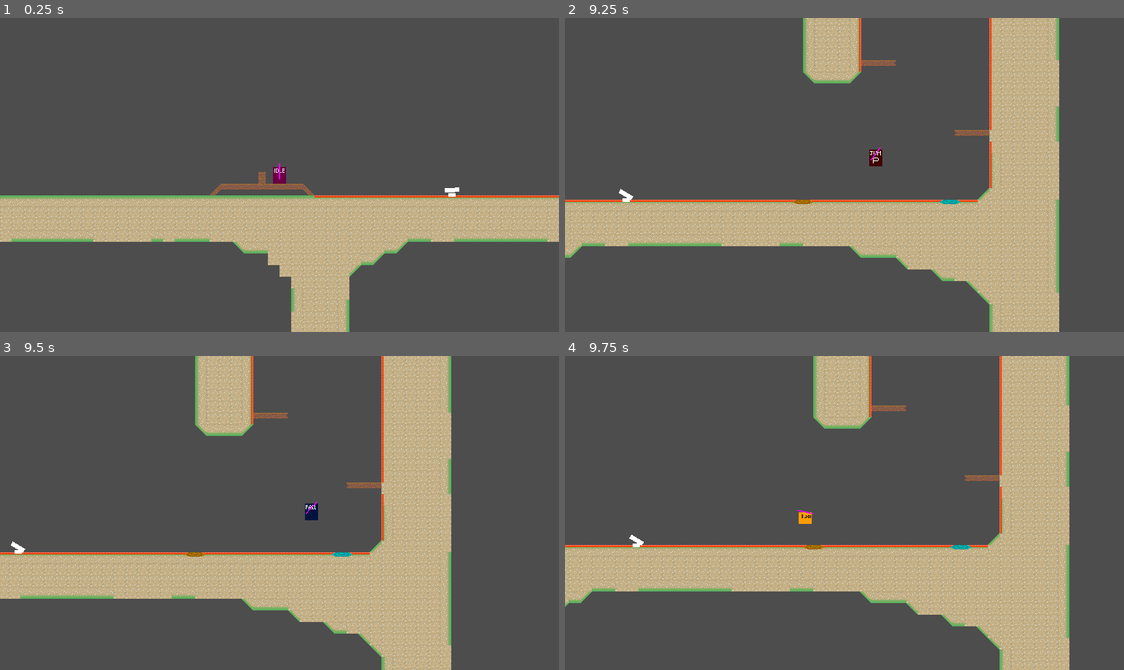
Above: before the commit, frames 1-4 (two rows, left to right).
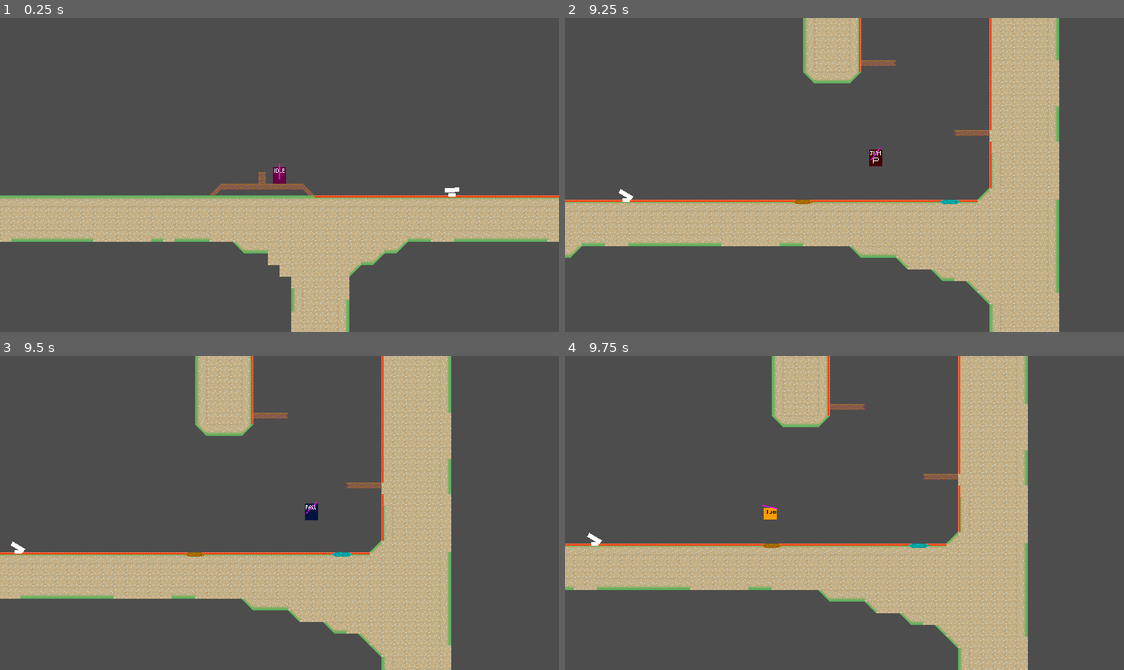
Above: after the commit, the same moments.

Repository: haruo-gabriel/portal2d
Game: Godot game, scene res://levels/test.tscn
The game is run twice, just before and just after one commit, with the same random seed, the same clock (stepped at 60 frames per second) and the same inputs.
Inputs (mouse positions are in pixels of both pictures, inside the frame that each line leads up to):
- Up to frame 1 (0.25 s): no input
- Up to frame 2 (9.25 s): tap Enter at 0.5 s; move the mouse to (967, 159) at 0.52 s; hold Shift (crouch) 0.53-1.28 s; hold D (move_right) 0.53-2.03 s; tap Space (jump) at 0.77, 1.52, 3.02, 3.77, 4.52, 6.02, 6.77, 7.52, 9.02 s; move the mouse to (732, 190) at 1.27 s; click (732, 190) at 1.35 s; move the mouse to (900, 105) at 2.02 s; hold A (move_left) 2.03-2.78 s; right-click (900, 105) at 2.1 s; move the mouse to (816, 237) at 2.77 s; hold D (move_right) 2.78-4.28 s; tap Shift (crouch) at 2.85, 7.35 s; move the mouse to (1012, 222) at 3.52 s; click (1012, 222) at 3.6 s; move the mouse to (676, 127) at 4.27 s; hold A (move_left) 4.28-5.03 s; right-click (676, 127) at 4.35 s; move the mouse to (872, 175) at 5.02 s; hold D (move_right) 5.03-5.78 s; hold Shift (crouch) 5.03-5.78 s; move the mouse to (760, 96) at 5.77 s; hold A (move_left) 5.78-7.28 s; click (760, 96) at 5.85 s; move the mouse to (967, 159) at 6.52 s; right-click (967, 159) at 6.6 s; move the mouse to (732, 190) at 7.27 s; hold D (move_right) from 7.28 s (still down); move the mouse to (900, 105) at 8.02 s; click (900, 105) at 8.1 s; move the mouse to (816, 237) at 8.77 s; right-click (816, 237) at 8.85 s
- Up to frame 3 (9.5 s): keep holding D (move_right)
- Up to frame 4 (9.75 s): move the mouse to (1012, 560) at 9.52 s; release D (move_right) at 9.53 s; hold A (move_left) from 9.53 s (still down); hold Shift (crouch) from 9.53 s (still down)

Frames 1-3 are identical in both runs. In frame 4, 28% of the frame differs, in the area x 0-91%, y 0-100%.

Commit message:
fixing test speed and adding cooldown

Diff:
--- a/godot project/characters/player/scripts/player.gd
+++ b/godot project/characters/player/scripts/player.gd
@@ -102,18 +102,18 @@
 
 	set_angle()
 
-func _physics_process(_delta: float) -> void:
+func _physics_process(delta: float) -> void:
 
 	move()
 
-	var test_speed: Vector2 = 2 * velocity
+	var test_speed: Vector2 = 2 * velocity * delta
 
 	var down: Vector2 = floor(test_speed)
 	var up: Vector2 = ceil(test_speed)
 
 	test_speed.x = down.x if abs(down.x) > abs(up.x) else up.x
 	test_speed.y = down.y if abs(down.y) > abs(up.y) else up.y
-
+	print(test_speed)
 	Portals.try_teleport(self, test_speed)
 
 	move_and_slide()
--- a/godot project/portals/common/portal.gd
+++ b/godot project/portals/common/portal.gd
@@ -6,7 +6,10 @@
 var direction: float = 0.0
 var normal: Vector2
 
-const _POSITION_OFFSET_CONSTANT = Vector2(5, 5)
+var cooldown: int = 0
+
+const _TELEPORT_COOLDOWN: int = 5
+const _POSITION_OFFSET_CONSTANT: Vector2 = Vector2(5, 5)
 
 func _get_other_portal() -> Portal:
 	return Portals.portal_map[1 - type]
@@ -26,6 +29,11 @@
 
 func _teleport_object(body: PhysicsBody2D, otherPortal: Portal) -> void:
 
+	if cooldown:
+		return
+
+	otherPortal.cooldown = _TELEPORT_COOLDOWN
+
 	body.position = _get_new_body_position(body, otherPortal)
 
 	var new_mag: float = body.velocity.project(normal).length()
@@ -36,9 +44,7 @@
 
 	# body.velocity = _get_new_body_velocity(body, otherPortal)
 
+func _physics_process(_delta: float) -> void:
 
-func _on_body_entered(body: Node2D) -> void:
-
-	var otherPortal: Portal = _get_other_portal()
-
-	_teleport_object(body, otherPortal)
+	if cooldown:
+		cooldown -= 1
--- a/godot project/portals/portals.gd
+++ b/godot project/portals/portals.gd
@@ -43,8 +43,6 @@
 
 	body.collision_mask = original_mask
 
-	print(collision)
-
 	if collision == null:
 		return
 
